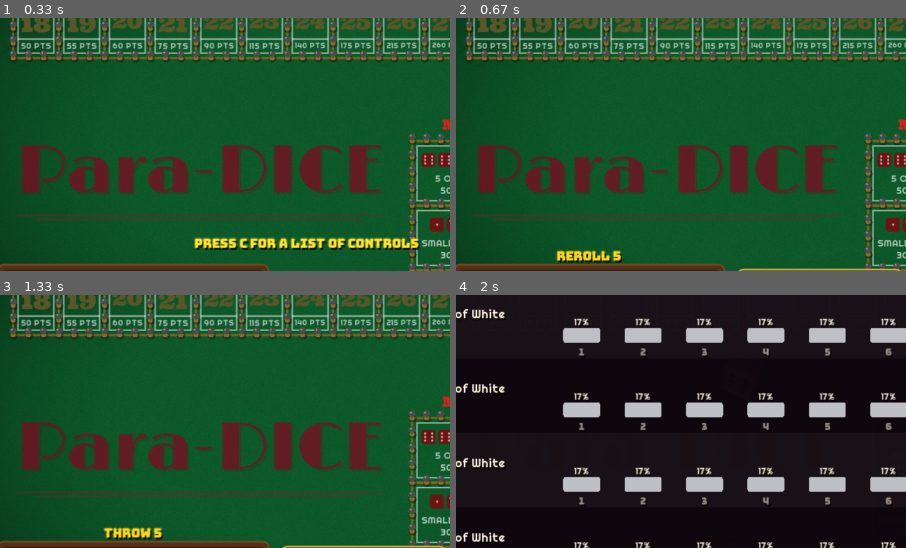
Above: before the commit, frames 1-4 (two rows, left to right).
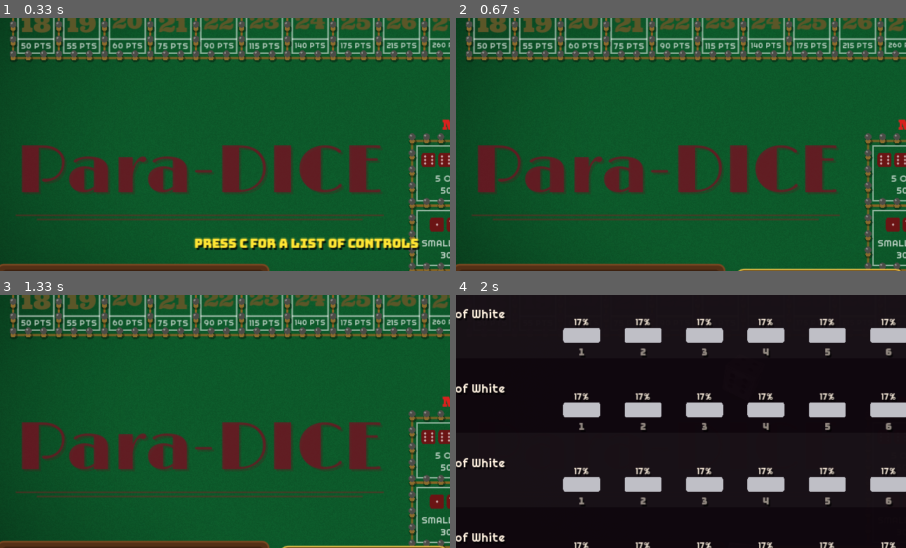
Above: after the commit, the same moments.

Repository: OJSS18/para-dice
Game: LÖVE game, started from main.lua
Same seed, same stepped clock (60 frames per second), same inputs: the game is played once before the commit and once after it.
Inputs (mouse positions are % of the whole screen's width and height, from its top left):
- Up to frame 1 (0.33 s): no input
- Up to frame 2 (0.67 s): click "START" at 0.38 s
- Up to frame 3 (1.33 s): click "5" at 0.72 s; tap Enter at 1 s
- Up to frame 4 (2 s): tap Enter at 1.33 s; press the mouse at (68, 3) at 1.7 s; move the mouse to (65, 25) at 1.8 s; release the mouse at (62, 47) at 1.93 s
The pictures show only the part of the screen within x 29-79%, y 31-81%; the shares and areas given below are measured in that part.

Frame 1 is identical in both runs. In frame 2, 0.6% of the frame differs, in the area x 22-37%, y 91-97%; in frame 3, 0.6%; in frame 4, nothing differs.

Commit message:
No tray tag on the first throw (it always sends all 5); the REROLL N tag only shows on rerolls during play
Co-Authored-By: Claude Opus 5.5 <noreply@anthropic.com>

Diff:
--- a/draw.lua
+++ b/draw.lua
@@ -114,7 +114,7 @@
 -- in your hand). Dice picked to throw glow gold; dice not thrown yet this
 -- round are shown dimmed (they still show last round's face). HELD dice
 -- glow gold and say HELD.
-local function drawTrayDice()
+local function drawTrayDice(state)
     for i = 1, config.NUM_DICE do
         local slot = layout.traySlot(i)
 
@@ -148,11 +148,13 @@
         end
     end
 
-    -- A "THROW 5" / "REROLL 3" tag above the tray, saying how many dice go next.
-    if dice.canThrow() and not animation.isRolling() and not animation.isHolding() then
+    -- A "REROLL 3" tag above the tray, saying how many dice the reroll sends.
+    -- Only for REROLLS while playing: the first throw always sends all 5,
+    -- so it needs no tag.
+    local rerolling = state == "play" and dice.allThrown() and dice.canReroll()
+    if rerolling and dice.countToThrow() > 0 and not animation.isRolling() and not animation.isHolding() then
         local t = layout.tray()
-        local label = dice.allThrown() and "REROLL" or "THROW"
-        ui.text(label .. " " .. dice.countToThrow(), fonts.heading, t.x, t.y - 32, t.w, "center",
+        ui.text("REROLL " .. dice.countToThrow(), fonts.heading, t.x, t.y - 32, t.w, "center",
             { 1, 0.85, 0.1 }, true)
     end
 end
@@ -213,7 +215,7 @@
         scoreboard.drawScoreLine(score.lastRound, score.lastRound.noReroll)
     end
     luckrack.draw()          -- your luck items, right of the tray
-    drawTrayDice()
+    drawTrayDice(state)
     drawMovingDice()
     banner.draw(state)
     luckrack.drawTooltip()   -- what the hovered luck item does, on top
Not shown, changed: docs/game.data
